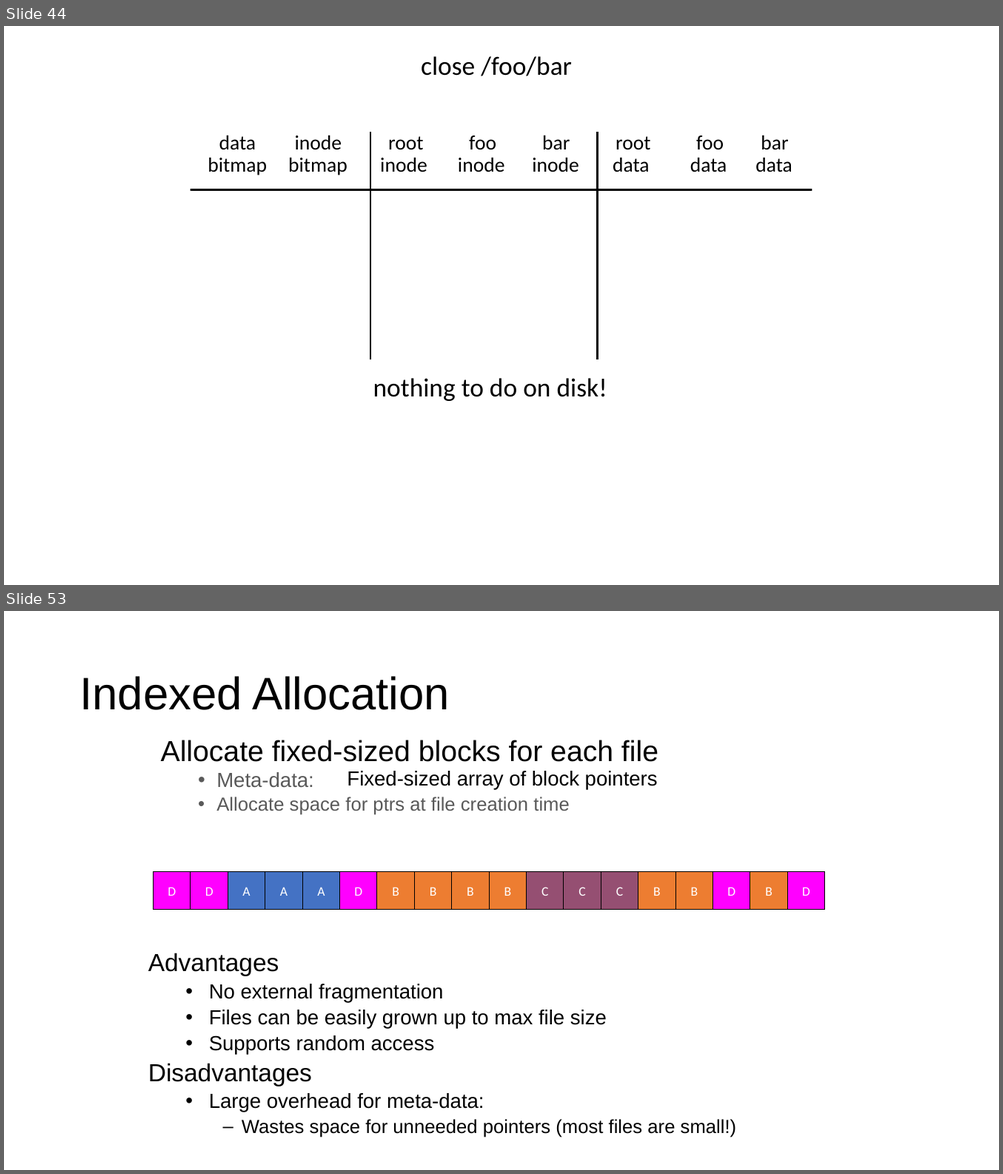
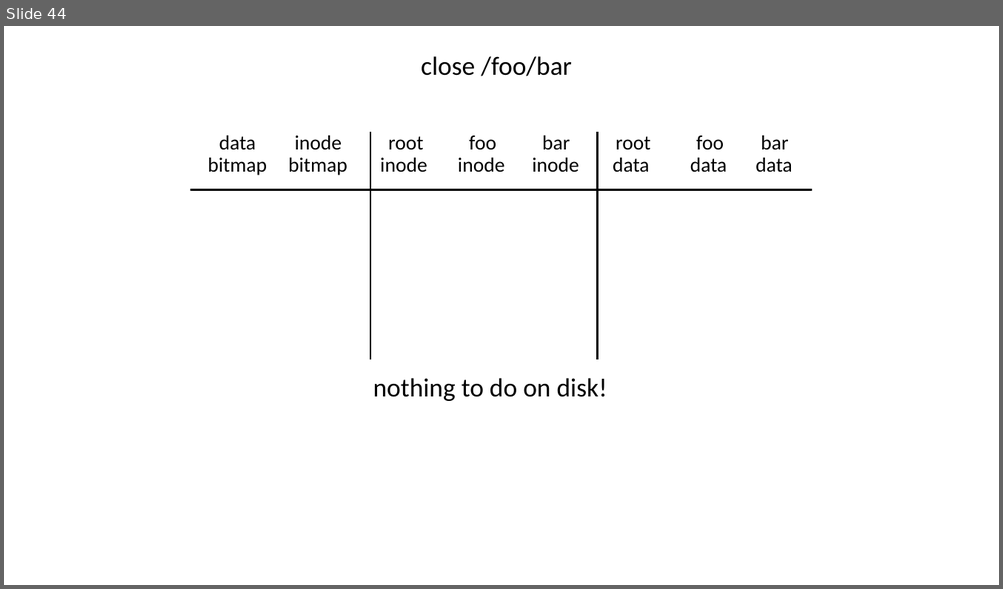
Before and after one commit to ngsrinivas/coursegen, a slide deck: ex/416-F23/staging/416-F23/lectures/11-filesystem.pptx. Shown one above the other, each under a label of ours: slides 44 and 53 before the commit, slide 44 after it; the slides between them are not shown. The pictures are 1003x1174 and 1003x589 pixels, drawn with LibreOffice and Linux fonts; fonts in the diff are those of the drawing. Boxes give left, top, right and bottom in pixels: in the first picture for what was removed or moved away, otherwise in the second. Text is boxed around its words. In the diff, an @@ line names an element or a change of style, - is before the commit and + after.

```diff
--- a/ex/416-F23/staging/416-F23/lectures/11-filesystem.pptx
+++ b/ex/416-F23/staging/416-F23/lectures/11-filesystem.pptx
@@ slide 53 removed at <box>4,611,999,1170</box>, background #FFFFFF @@
@@ title removed at <box>79,676,449,710</box> @@
-Indexed Allocation
@@ text removed at <box>161,740,658,815</box> @@
-Allocate fixed-sized blocks for each file
-  • Meta-data:
-  • Allocate space for ptrs at file creation time
@@ text removed at <box>347,771,657,790</box> @@
-  Fixed-sized array of block pointers
@@ rectangle removed at <box>153,872,190,909</box> @@
-D
@@ rectangle removed at <box>190,872,227,909</box> @@
-D
@@ rectangle removed at <box>227,872,265,909</box> @@
-A
@@ rectangle removed at <box>265,872,302,909</box> @@
-A
@@ rectangle removed at <box>302,872,340,909</box> @@
-A
@@ rectangle removed at <box>340,872,377,909</box> @@
-D
@@ rectangle removed at <box>377,872,415,909</box> @@
-B
@@ rectangle removed at <box>415,872,452,909</box> @@
-B
@@ rectangle removed at <box>452,872,489,909</box> @@
-B
@@ rectangle removed at <box>489,872,526,909</box> @@
-B
@@ rectangle removed at <box>526,872,563,909</box> @@
-C
@@ rectangle removed at <box>563,872,601,909</box> @@
-C
@@ rectangle removed at <box>601,872,638,909</box> @@
-C
@@ rectangle removed at <box>638,872,675,909</box> @@
-B
@@ rectangle removed at <box>675,872,713,909</box> @@
-B
@@ rectangle removed at <box>713,872,750,909</box> @@
-D
@@ rectangle removed at <box>750,872,788,909</box> @@
-B
@@ rectangle removed at <box>788,872,825,909</box> @@
-D
@@ text removed at <box>148,953,737,1138</box> @@
-Advantages
-  • No external fragmentation
-  • Files can be easily grown up to max file size
-  • Supports random access
-Disadvantages
-  • Large overhead for meta-data:
-    – Wastes space for unneeded pointers (most files are small!)
```
Also in this commit, not shown: 13 other slides removed, 3 other files.
